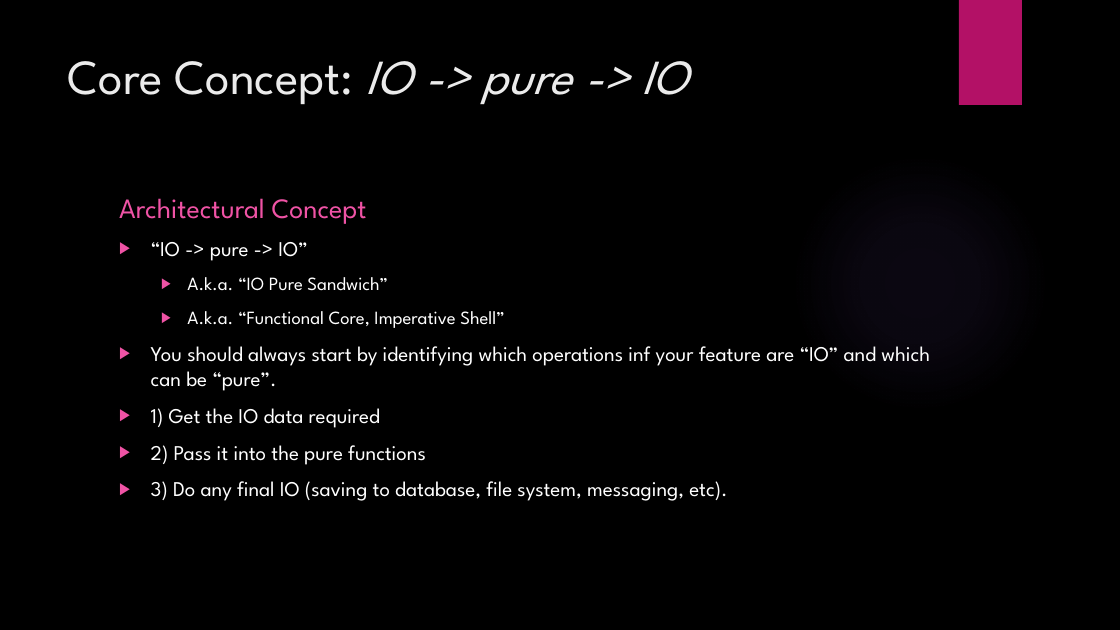
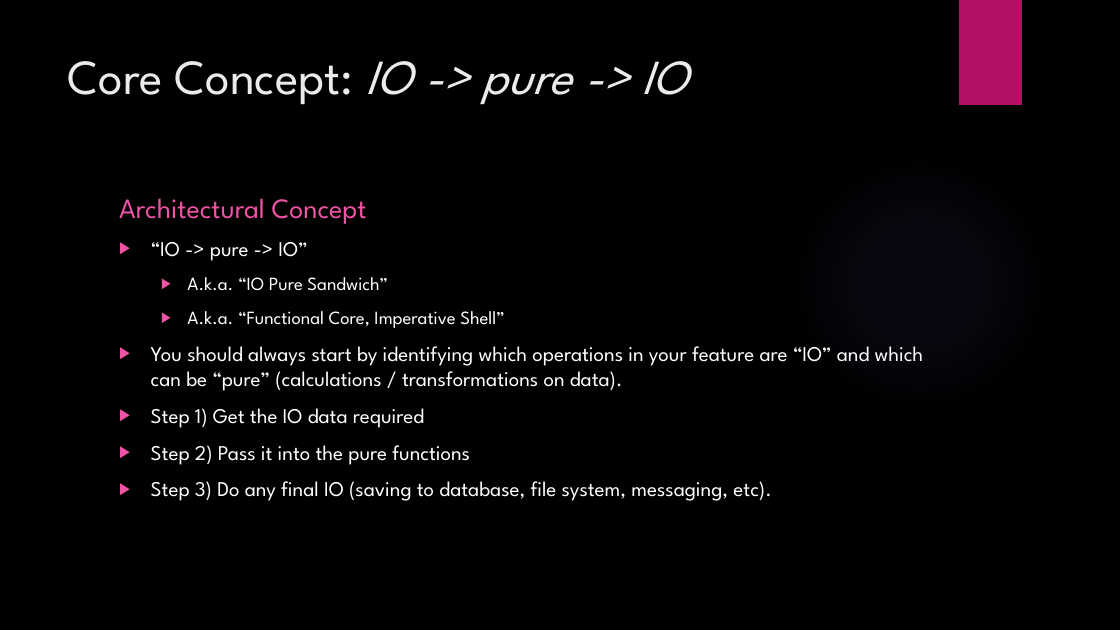
Before and after one commit to JordanMarr/TradeMinderFSharp, a slide deck: slide 14 of TradeMinder F# - C#.pptx. Drawn at 1120x630 pixels with LibreOffice and Linux fonts; fonts in the diff are those of the drawing; background and template pictures are left out. Boxes give left, top, right and bottom in pixels: in the first picture for what was removed or moved away, otherwise in the second. Text is boxed around its words. In the diff, an @@ line names an element or a change of style, - is before the commit and + after.

```diff
--- a/TradeMinder F# - C#.pptx
+++ b/TradeMinder F# - C#.pptx
@@ text at (151,346,924,501): text changed @@
-▶ You should always start by identifying which operations inf your feature are “IO” and which can be “pure”.
-▶ 1) Get the IO data required
-▶ 2) Pass it into the pure functions
-▶ 3) Do any final IO (saving to database, file system, messaging, etc).
+▶ You should always start by identifying which operations in your feature are “IO” and which can be “pure” (calculations / transformations on data).
+▶ Step 1) Get the IO data required
+▶ Step 2) Pass it into the pure functions
+▶ Step 3) Do any final IO (saving to database, file system, messaging, etc).
```
Also in this commit, not shown: 21 other slides changed.
